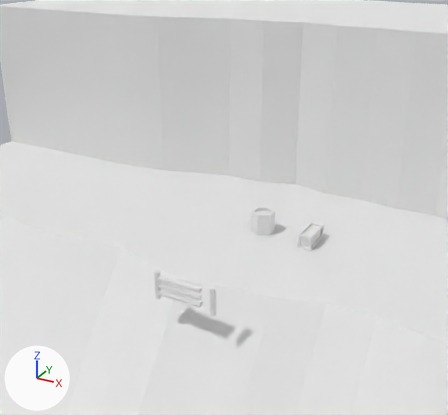
Two versions of the Blender file Assets/Environment/world.blend, one commit apart.
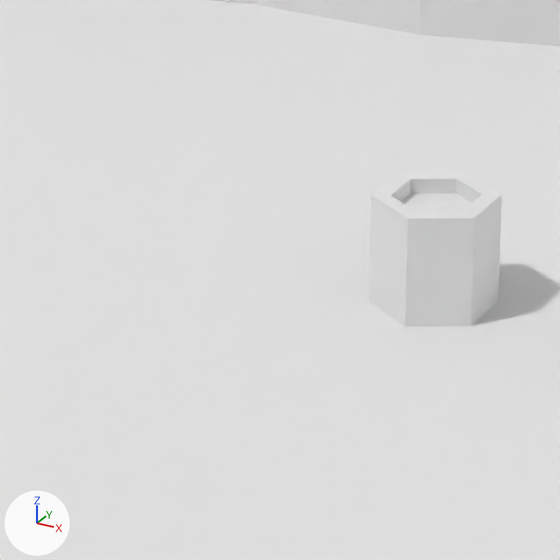
Old and new are each drawn from a camera (50 mm lens) standing at (13.85, -29.85, 15.87) and looking at (-2.68, 0.2, 0.85) and again close up on the part from 41% to 64% of the width and 42% to 67% of the height. Lighting does not change. The marker at lower left points along +X, +Y and +Z.

Script lines for the objects in view, before the commit:
```python
me_cylinder_002 = bpy.data.meshes.new('Cylinder.002')
me_cylinder_002.from_pydata(...)  # 24 vertices, 20 faces; spans x -0.606..0.606, y -0.7..0.7, z -1.265..0.0
me_plane_001 = bpy.data.meshes.new('Plane.001')
me_plane_001.from_pydata(...)  # 418 vertices, 378 faces; spans x -26.9..25.9, y -25.2..23.5, z -10.9..9.5
# faces by material slot: [168, 210]
me_plane_001.materials.append(mat_grass)  # white #e7e7e7
me_plane_001.materials.append(mat_rock)  # white #e7e7e7
ob_cliffside = bpy.data.objects.new('Cliffside', me_plane_001)
ob_cliffside.location = (0.0, 0.0, 0.0)
ob_cliffside.rotation_euler = (0.0, -3.142, 0.0)  # degrees (0, -180, 0)
ob_cylinder = bpy.data.objects.new('Cylinder', me_cylinder_002)
ob_cylinder.location = (0.0, 0.0, 0.0)
ob_cylinder.rotation_euler = (-3.142, 0.0, 0.0)  # degrees (-180, 0, 0)
```
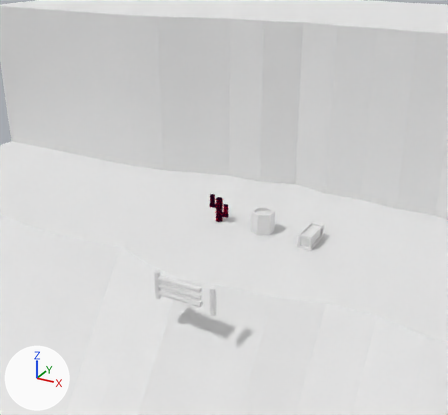
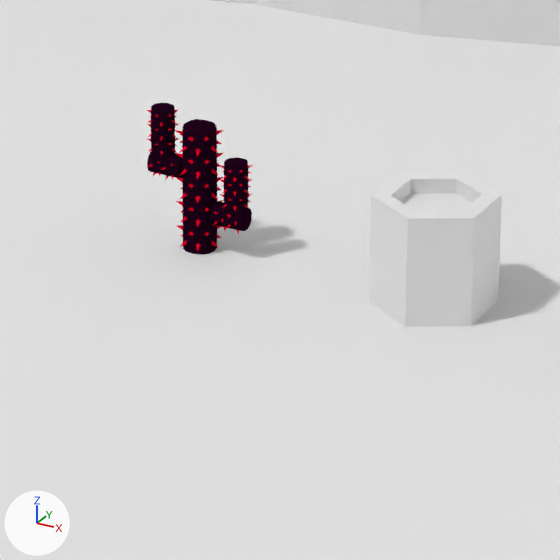
Location of each change, [x1, y1, x2, y2] in pixels of the close-ups (560 x 560 px):
'Cactus', added (black): after [146, 103, 253, 254]
    faces in mat_material (black #1f0319): [147, 103, 252, 254]
    faces in mat_material_001 (red #e70025): [146, 110, 253, 251]

The edits, one by one:
Material 'Material' (mat_material) is new.
Its base color is (0.014, 0.000765, 0.00985) (black #1f0319).
Material 'Material.001' (mat_material_001) is new.
Its base color is (0.8, 0.0, 0.0183) (red #e70025).
Mesh me_cube_001 is new.
It has 935 vertices, 910 faces and spans x -0.66..0.66, y -0.29..0.28, z -1.63..0.26.
Faces by material slot: [30, 880].
It uses material mat_material (black #1f0319).
It uses material mat_material_001 (red #e70025).
Object 'Cactus' (ob_cactus) is new; it shows me_cube_001.
Its location is (-2.9, 0.0, 0.0).
Its rotation in degrees is (0, 180, 0).
It gains a SUBSURF modifier named 'Subsurf'.
Modifier setting: levels = 2.
